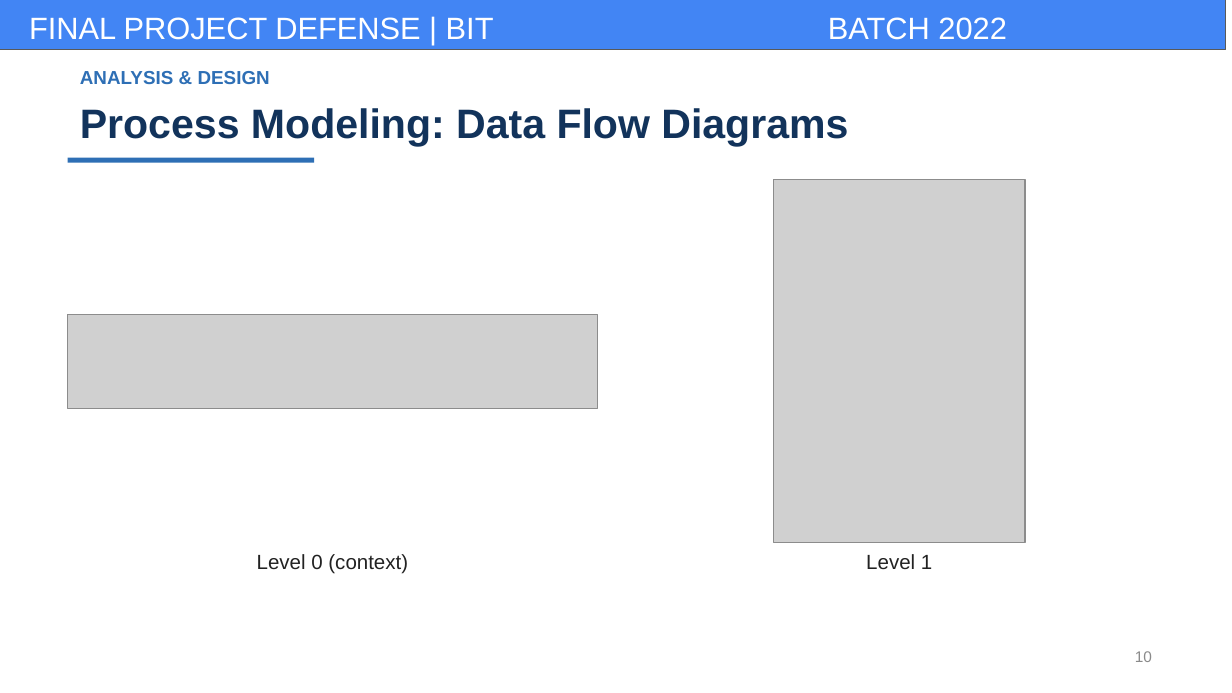
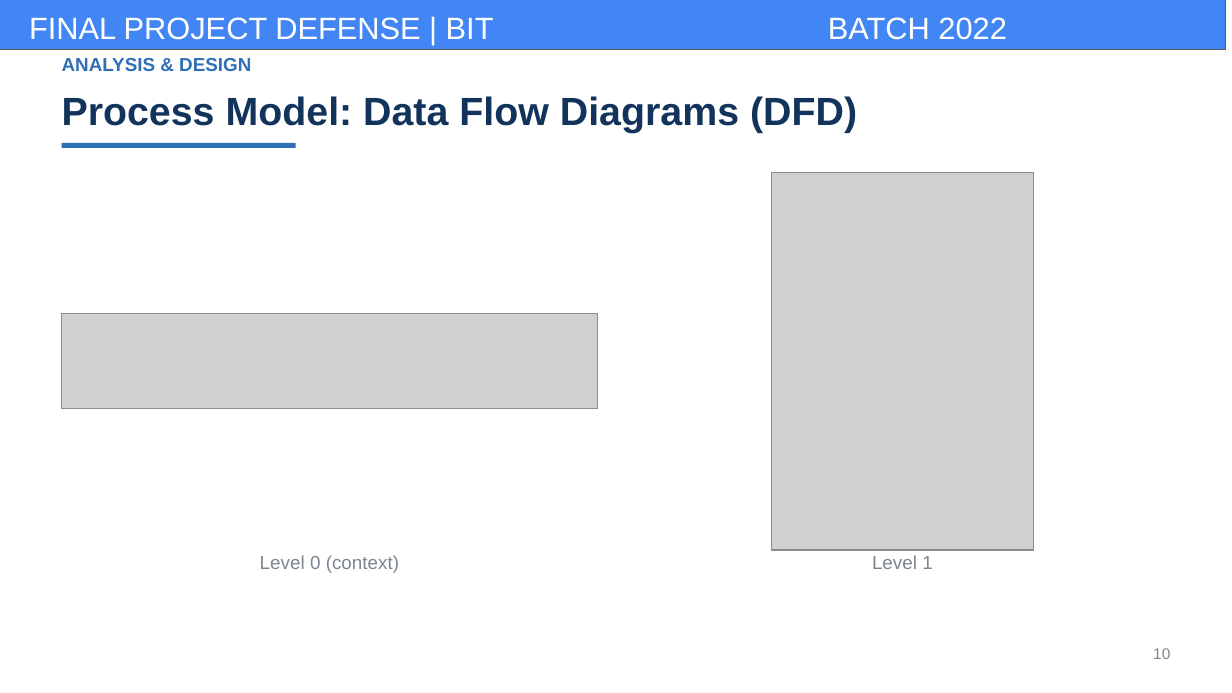
Before and after one commit to kafle1/pocket-drs, a slide deck: slide 10 of dump/report_docs/pocketdrs_presentation.pptx. Drawn at 1232x693 pixels with LibreOffice and Linux fonts; fonts in the diff are those of the drawing; grey boxes stand for pictures; background and template pictures are left out. Boxes give left, top, right and bottom in pixels: in the first picture for what was removed or moved away, otherwise in the second. Text is boxed around its words. In the diff, an @@ line names an element or a change of style, - is before the commit and + after.

```diff
--- a/dump/report_docs/pocketdrs_presentation.pptx
+++ b/dump/report_docs/pocketdrs_presentation.pptx
@@ text "ANALYSIS & DESIGN": place and size @@
-text "ANALYSIS & DESIGN" at <box>80,71,270,84</box>
+text "ANALYSIS & DESIGN" at <box>62,58,251,71</box>
@@ text "ANALYSIS & DESIGN" at <box>62,58,251,71</box>: line spacing 1 to 1.04 @@
@@ text at <box>62,96,857,132</box>: text changed; size 24 to 23 pt @@
-Process Modeling: Data Flow Diagrams
+Process Model: Data Flow Diagrams (DFD)
@@ rectangle: place and size @@
-rectangle at <box>68,158,314,163</box>
+rectangle at <box>62,143,296,148</box>
@@ picture: place and size @@
-picture at <box>774,180,1025,542</box>
+picture at <box>771,172,1032,549</box>
@@ picture: place and size @@
-picture at <box>68,314,598,408</box>
+picture at <box>62,314,598,409</box>
@@ text "Level 0 (context)" at <box>260,555,399,573</box>: size 12 to 11 pt, text colour #222222 to #7C8690; line spacing 1 to 1.04 @@
@@ text "Level 1" at <box>872,555,932,569</box>: size 12 to 11 pt, text colour #222222 to #7C8690; line spacing 1 to 1.04 @@
@@ text "10" at <box>1153,648,1170,659</box>: text colour #8A8A8A to #7C8690; line spacing 1 to 1.04 @@
```
Also in this commit, not shown: 11 other slides changed, 10 slides added, 8 slides removed, 39 other files.
